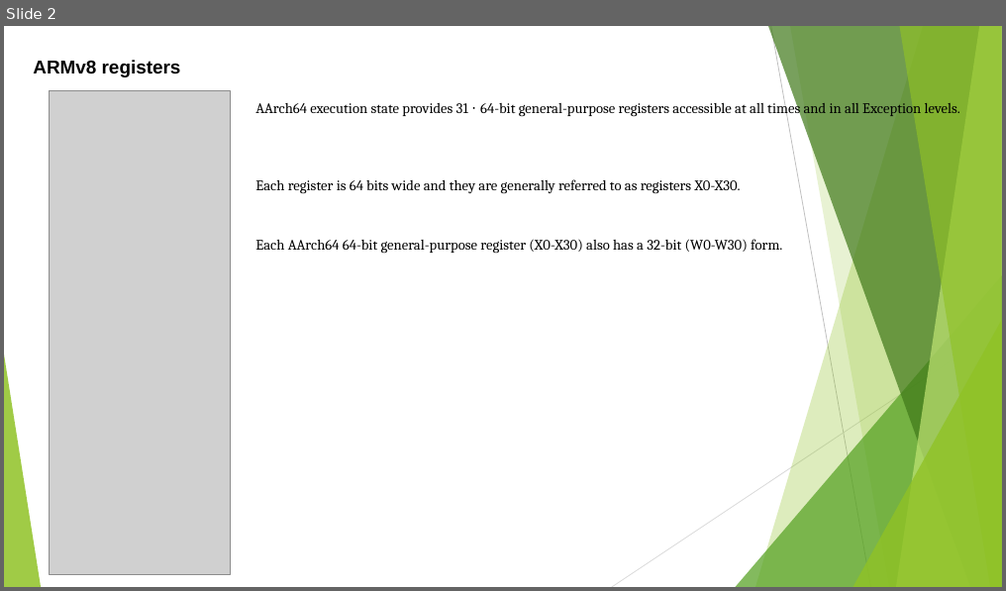
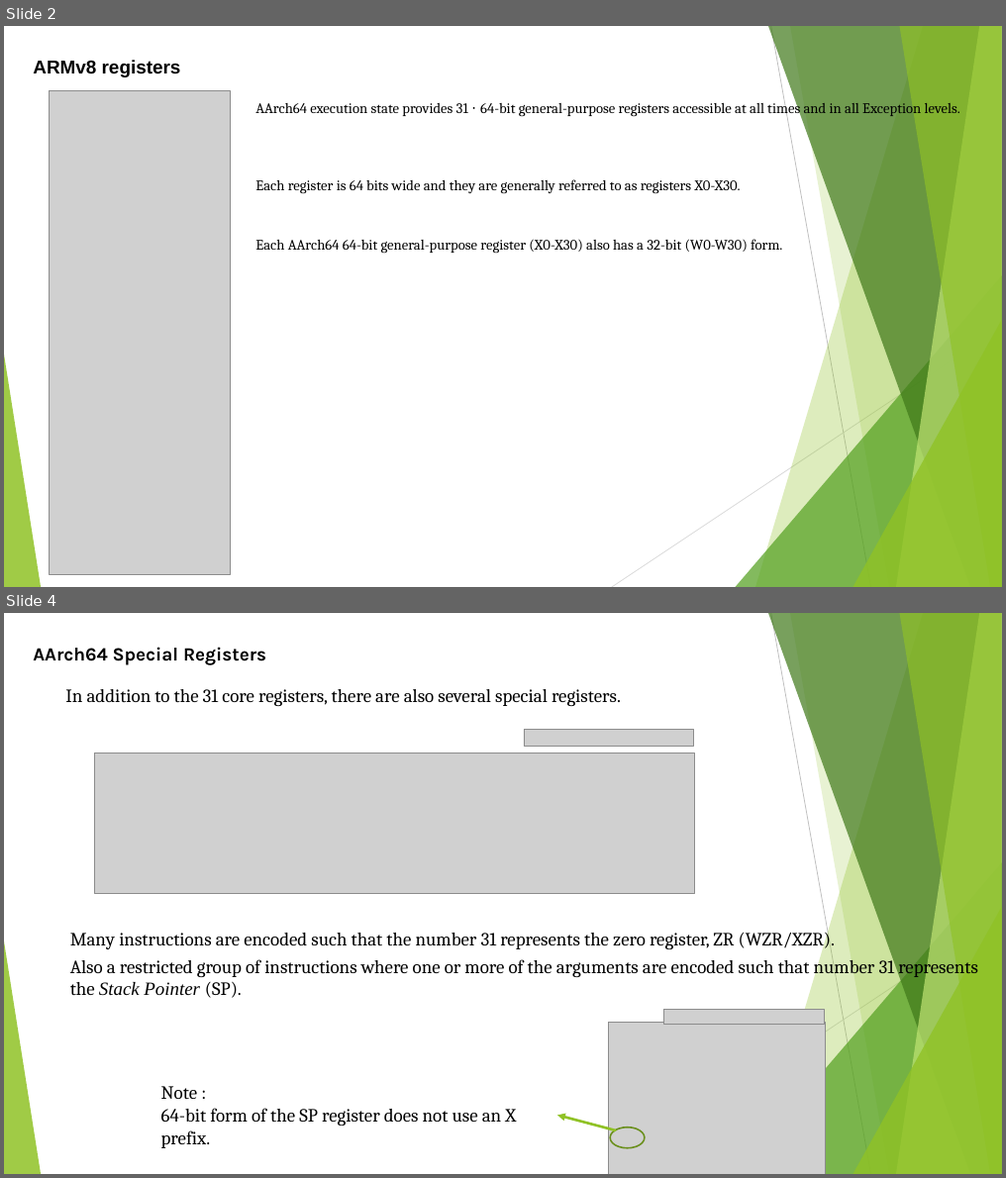
Before and after one commit to softwaresunleashed/ebook_writing, a slide deck: Presentations/ARM_PPTs/Ch4_ARMv8_Registers.pptx. Shown one above the other, each under a label of ours: slide 2 before the commit, slides 2 and 4 after it; the slides between them are not shown. The pictures are 1006x591 and 1006x1178 pixels, drawn with LibreOffice and Linux fonts; fonts in the diff are those of the drawing; grey boxes stand for pictures. Boxes give left, top, right and bottom in pixels: in the first picture for what was removed or moved away, otherwise in the second. Text is boxed around its words. In the diff, an @@ line names an element or a change of style, - is before the commit and + after.

```diff
--- a/Presentations/ARM_PPTs/Ch4_ARMv8_Registers.pptx
+++ b/Presentations/ARM_PPTs/Ch4_ARMv8_Registers.pptx
@@ slide 4 added at box(4, 613, 1002, 1174), background #FFFFFF; not listed: 10 template elements that a slide beside it also shows @@
@@ text added at box(33, 647, 266, 665), 18 pt, text #000000, bold @@
+AArch64 Special Registers
@@ text added at box(65, 689, 621, 706), 18 pt, text #000000 @@
+In addition to the 31 core registers, there are also several special registers.
@@ picture added at box(524, 730, 693, 747) @@
@@ picture added at box(94, 753, 695, 893) @@
@@ text added at box(70, 928, 835, 951), 18 pt, text #000000 @@
+Many instructions are encoded such that the number 31 represents the zero register, ZR (WZR/XZR).
@@ text added at box(70, 956, 978, 998), 18 pt, text #000000 @@
+Also a restricted group of instructions where one or more of the arguments are encoded such that number 31 represents the Stack Pointer (SP).
@@ picture added at box(609, 1022, 826, 1174) @@
@@ picture added at box(663, 1010, 824, 1024) @@
@@ text added at box(161, 1086, 516, 1149), 18 pt, text #000000 @@
+Note :
+64-bit form of the SP register does not use an X prefix.
@@ arrow added from (616, 1131) to (557, 1115), #90C226 2.5 pt @@
@@ ellipse added at box(611, 1128, 645, 1149), outline #6B901C 1.5 pt @@
```
Also in this commit, not shown: 1 slide changed, 14 other slides added, 1 slide removed.
